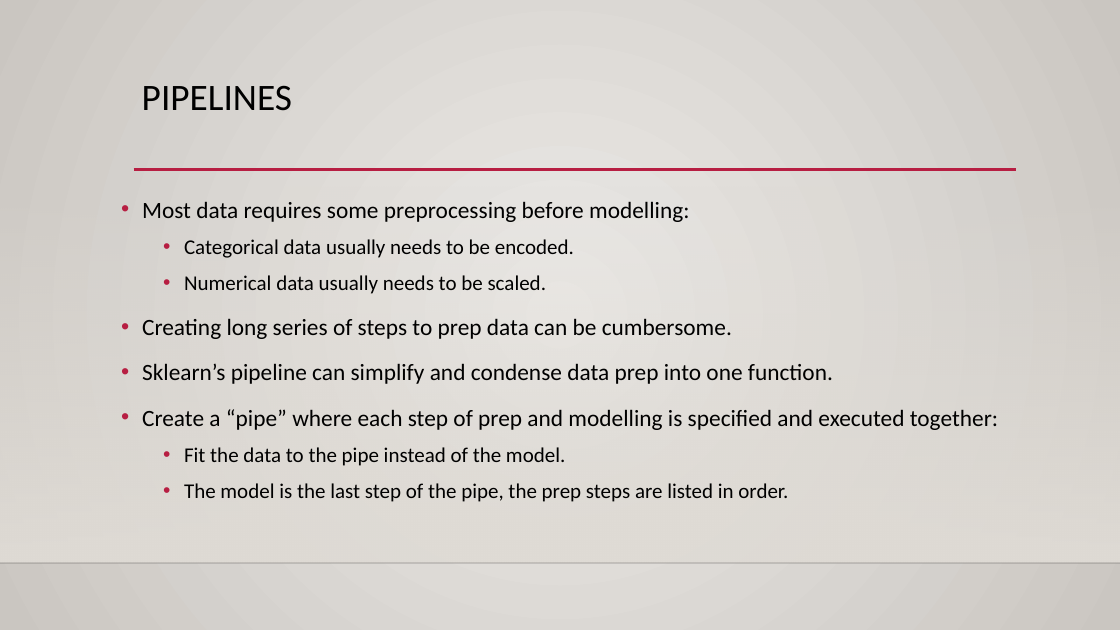
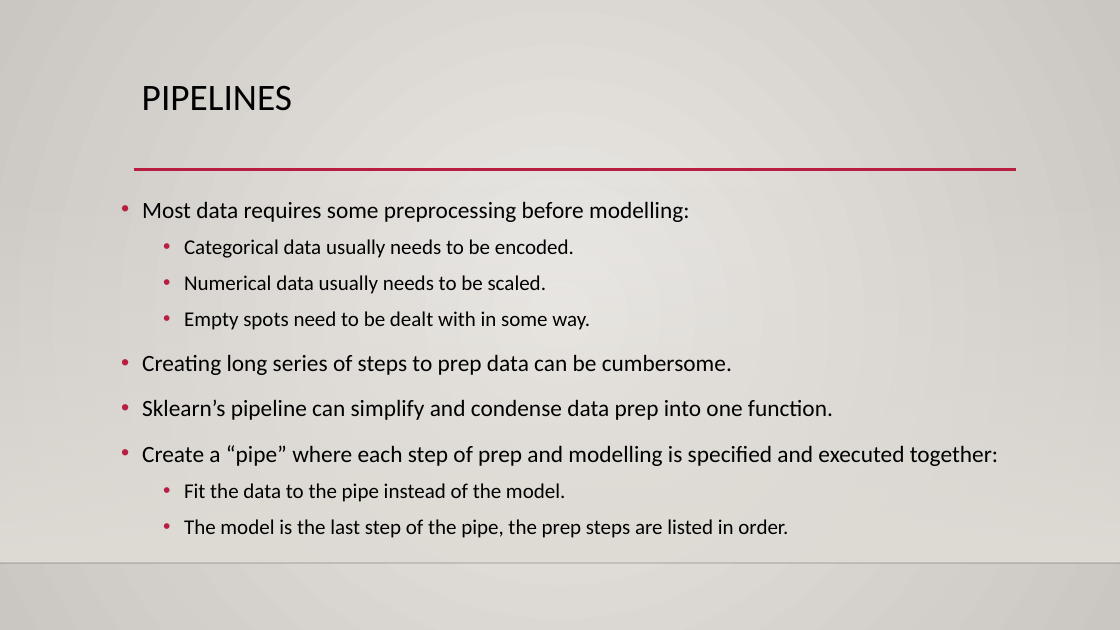
Before and after one commit to AkeemSemperDataScience/Programming_Basics_for_Machine_Learning_Students, a slide deck: slide 3 of reference_material/slides/028_pipelines.pptx. Drawn at 1120x630 pixels with LibreOffice and Linux fonts; fonts in the diff are those of the drawing; background and template pictures are left out. Boxes give left, top, right and bottom in pixels: in the first picture for what was removed or moved away, otherwise in the second. Text is boxed around its words. In the diff, an @@ line names an element or a change of style, - is before the commit and + after.

```diff
--- a/reference_material/slides/028_pipelines.pptx
+++ b/reference_material/slides/028_pipelines.pptx
@@ text at [184,311,590,330]: paragraph added @@
+  • Empty spots need to be dealt with in some way.
```
Also in this commit, not shown: 3 other slides changed, 3 slides added, 6 other files.
